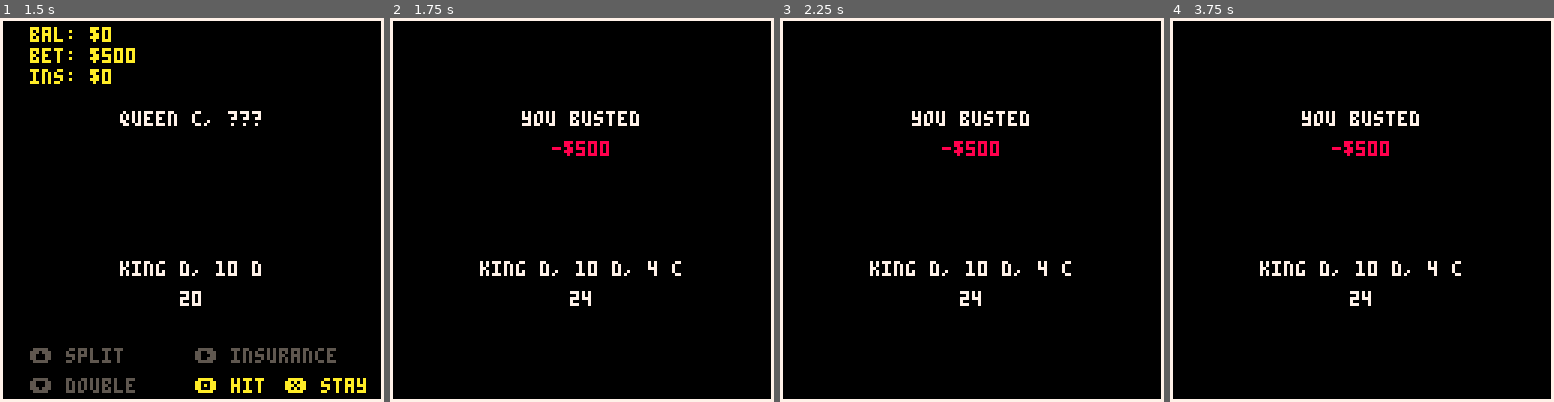
Above: before the commit, frames 1-4 (left to right).
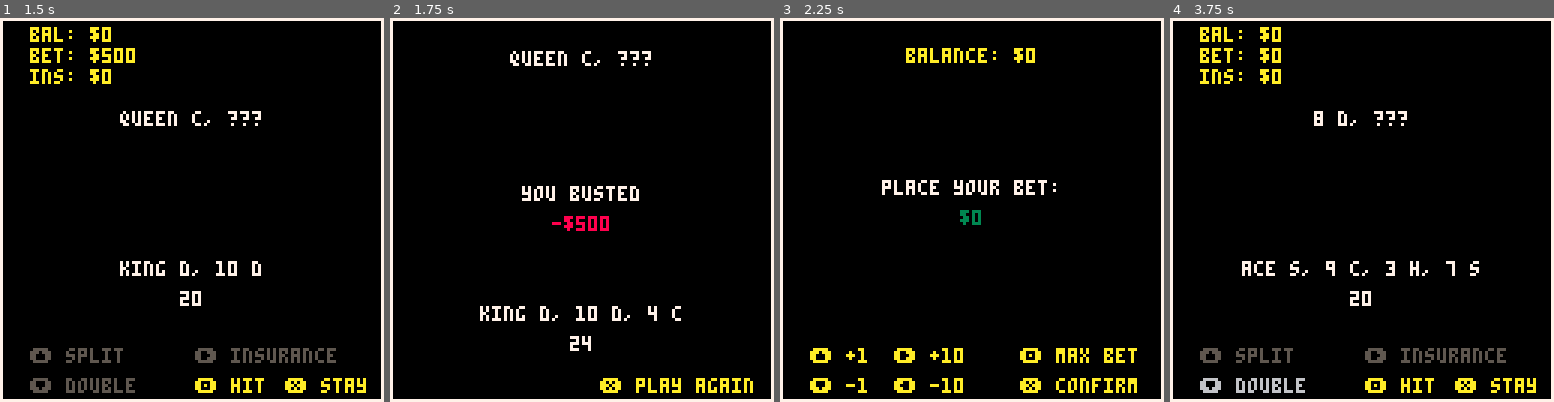
Above: after the commit, the same moments.

Repository: l4nk332/pico_blackjack
Game: PICO-8 cartridge black_jack.p8
The game is run twice, just before and just after one commit, with the same random seed, the same clock (stepped at 60 frames per second) and the same inputs.
Inputs:
- Up to frame 1 (1.5 s): tap X (X key) at 0.33, 1.07 s; tap O (Z key) at 0.7 s
- Up to frame 2 (1.75 s): hold Right from 1.6 s (still down); tap O (Z key) at 1.7 s
- Up to frame 3 (2.25 s): tap X (X key) at 1.85 s; release Right at 2.1 s; tap O (Z key) at 2.1 s; hold Up from 2.15 s (still down)
- Up to frame 4 (3.75 s): release Up at 2.42 s; hold Right 2.47-3.03 s; tap O (Z key) every 0.4 s from 2.5 to 3.7 s; tap X (X key) at 2.97 s; hold Left 3.08-3.58 s; hold Down from 3.63 s (still down)

Frame 1 is identical in both runs. In frame 2, 4.4% of the frame differs, in the area x 23-95%, y 8-98%; in frame 3, 5.1%, in the area x 7-93%, y 7-98%; in frame 4, 5.0%.

Commit message:
Finish adding render logic for settlement stage

Diff:
--- a/black_jack.p8
+++ b/black_jack.p8
@@ -67,7 +67,7 @@
 end
 
 function can_insure()
-  return insurance == 0 and balance >= flr(wager / 2)
+  return insurance == 0 and balance >= flr(wager / 2) and d_hand[1].rank == 'ace'
 end
 
 function can_double_down()
@@ -75,6 +75,15 @@
 end
 
 -- update
+function reset_play()
+  p_hand = {}
+  d_hand = {}
+  phase = all_phases['blinds']
+  wager = min(wager, balance)
+  insurance = 0
+  is_double_down = false
+end
+
 function draw_card()
   if #deck == 0 then
     deck = pile
@@ -156,6 +165,10 @@
   end
 end
 
+function update_settlement_phase()
+  if btnp(5) then reset_play() end
+end
+
 function update_phase()
   if phase == all_phases['blinds'] then
     update_blinds_phase()
@@ -163,6 +176,8 @@
     update_deal_phase()
   elseif phase == all_phases['play'] then
     update_play_phase()
+  elseif phase == all_phases['settlement'] then
+    update_settlement_phase()
   end
 end
 
@@ -195,19 +210,21 @@
   print('❎ confirm', 80, 120, 10)
 end
 
-function render_p_hand()
+function render_p_hand(vshift)
+  vshift = vshift or 0
   local hand_str = ''
   for i=1,#p_hand do
     local t = ', '
     if i == #p_hand then t = '' end
     hand_str = hand_str..p_hand[i].rank..' '..sub(p_hand[i].suit, 1, 1)..t
   end
-  print(hand_str, hcenter(hand_str), vcenter() + 20, 7)
+  print(hand_str, hcenter(hand_str), vcenter() + 20 + vshift, 7)
   local hand_value = tostr(value_of_hand(p_hand))
-  print(hand_value, hcenter(hand_value), vcenter() + 30, 7)
-end
-
-function render_d_hand(is_face_down)
+  print(hand_value, hcenter(hand_value), vcenter() + 30 + vshift, 7)
+end
+
+function render_d_hand(is_face_down, vshift)
+  vshift = vshift or 0
   local hand_str = ''
   for i=1,#d_hand do
     local t = ', '
@@ -219,10 +236,10 @@
     end
 
   end
-  print(hand_str, hcenter(hand_str), vcenter() - 30, 7)
+  print(hand_str, hcenter(hand_str), vcenter() - 30 + vshift, 7)
   if not is_face_down then
     local hand_value = tostr(value_of_hand(d_hand))
-    print(hand_value, hcenter(hand_value), vcenter() - 20, 7)
+    print(hand_value, hcenter(hand_value), vcenter() - 20 + vshift, 7)
   end
 end
 
@@ -280,21 +297,83 @@
 end
 
 function render_settlement_phase()
-  local amt_lost = '-$'..tostr(wager + insurance)
-  local amt_won = '+$'..tostr(wager)
-  if value_of_hand(p_hand) > 21 then
-    local bst_str = 'you busted'
-    print(bst_str, hcenter(bst_str), vcenter() - 30, 7)
-    print(amt_lost, hcenter(amt_lost), vcenter() - 20, 8)
-    render_p_hand()
-  elseif value_of_hand(d_hand) > 21 then
-    local bst_str = 'dealer busted'
-    print(bst_str, hcenter(bst_str), vcenter() - 30, 7)
-    print(amt_won, hcenter(amt_won), vcenter() - 20, 3)
-    render_p_hand()
+  local p_hand_val = value_of_hand(p_hand)
+  local d_hand_val = value_of_hand(d_hand)
+  local result_phrase = ''
+  local used_insurance = false
+  local reveal_dealer = true
+  local did_win
+
+  if p_hand_val > 21 then
+    result_phrase = 'you busted'
+    did_win = false
+    reveal_dealer = false
+  elseif d_hand_val > 21 then
+    result_phrase = 'house busted'
+    did_win = true
+  elseif d_hand_val < p_hand_val and p_hand_val <= 21 then
+    if p_hand_val == 21 and #p_hand == 2 then
+      result_phrase = "you're a natural"
+    elseif p_hand_val == 21 and #p_hand > 2 then
+      result_phrase = "quite a soft touch"
+    else
+      result_phrase = 'you topped the house'
+    end
+    did_win = true
+  elseif d_hand_val > p_hand_val and d_hand_val <= 21 then
+    if d_hand_val == 21 then
+      result_phrase = "house wins with blackjack"
+      if #d_hand == 2 then
+        used_insurance = true
+      end
+    else
+      result_phrase = 'house topped you'
+    end
+    did_win = false
+  elseif d_hand_val == p_hand_val then
+    if p_hand_val == 21 then
+      if #p_hand == 2 and #d_hand > 2 then
+        result_phrase = "your natural beats soft 21"
+        did_win = true
+      elseif #d_hand == 2 and #p_hand > 2 then
+        result_phrase = "house natural beats soft 21"
+        did_win = false
+        used_insurance = true
+      else
+        result_phrase = "it's a push"
+        did_win = nil
+      end
+    else
+      result_phrase = "it's a push"
+      did_win = nil
+    end
   else
     print('settlement', hcenter('settlement'), vcenter('settlement'), 7)
   end
+
+  local result_clr, amt_str
+  if did_win == nil then
+    result_clr = 7
+    amt_str = '$0'
+  elseif did_win then
+    result_clr = 3
+    amt_str = '+$'..tostr(wager)
+  else
+    result_clr = 8
+    amt_str = '-$'..tostr(wager + insurance)
+  end
+
+  if used_insurance and insurance > 0 then
+    result_clr = 7
+    amt_str = "$0 - insured"
+  end
+
+  render_d_hand(not reveal_dealer, -20)
+  print(result_phrase, hcenter(result_phrase), vcenter() - 5, 7)
+  print(amt_str, hcenter(amt_str), vcenter() + 5, result_clr)
+  render_p_hand(15)
+
+  print('❎ play again', 70, 120, 10)
 end
 
 function render_phase()
